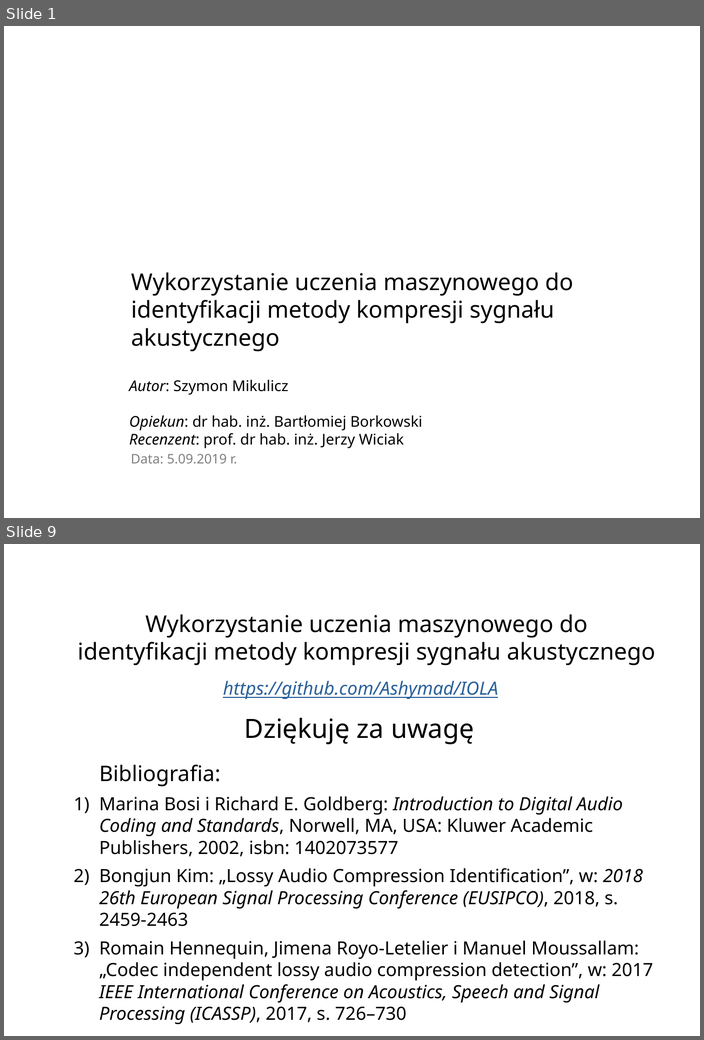
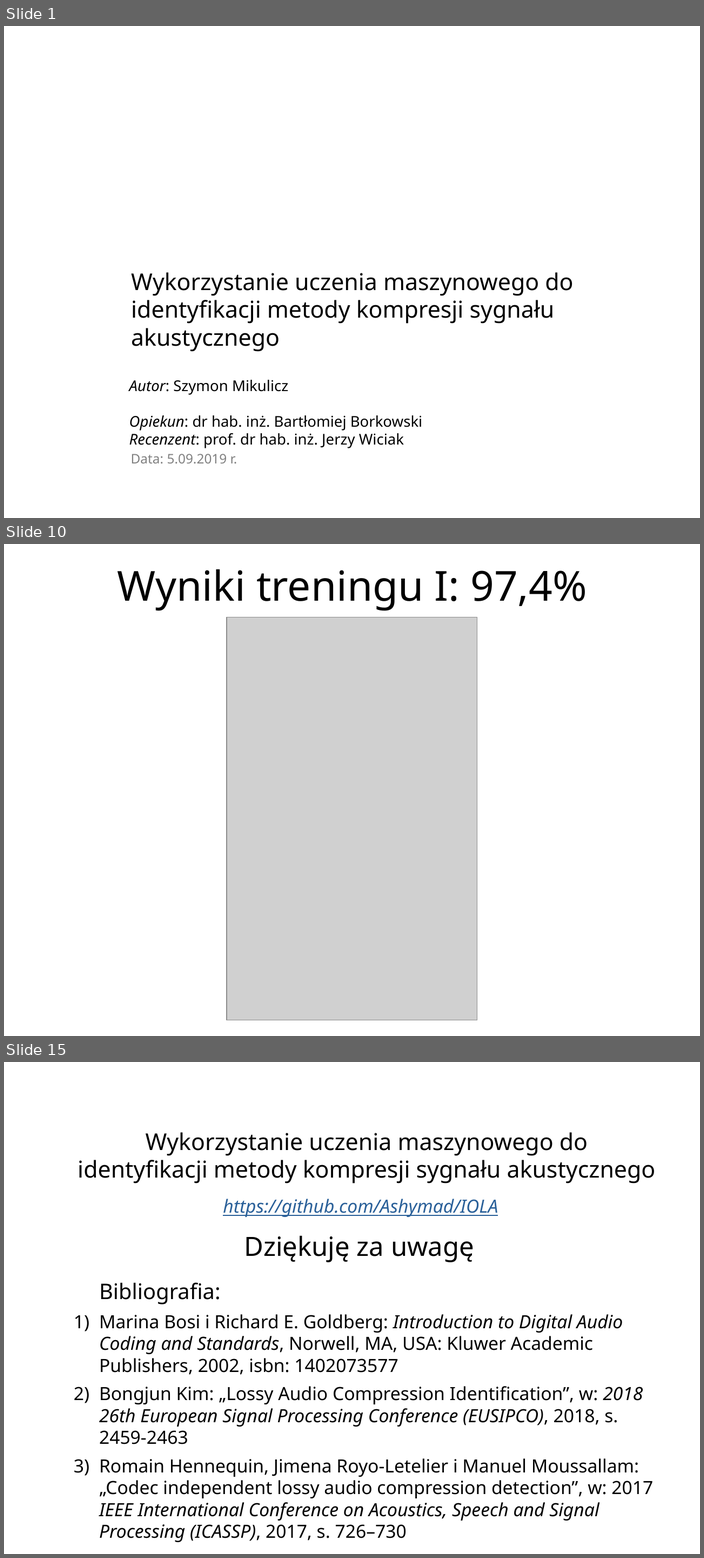
Before and after one commit to Ashymad/IOLA, a slide deck: prez/IOLAv3.odp. Shown one above the other, each under a label of ours: slides 1 and 9 before the commit, slides 1, 10 and 15 after it; the slides between them are not shown. The pictures are 704x1040 and 704x1558 pixels, drawn with LibreOffice and Linux fonts; fonts in the diff are those of the drawing; grey boxes stand for pictures; background and template pictures are left out. Boxes give left, top, right and bottom in pixels: in the first picture for what was removed or moved away, otherwise in the second. Text is boxed around its words. In the diff, an @@ line names an element or a change of style, - is before the commit and + after.

```diff
--- a/prez/IOLAv3.odp
+++ b/prez/IOLAv3.odp
@@ slide 10 added at <box>4,544,700,1036</box>, background picture (left out) @@
@@ title added at <box>117,569,587,611</box>, 50 pt, text #000000 @@
+Wyniki treningu I: 97,4%
@@ picture added at <box>226,617,478,1020</box> @@
@@ what was slide 9 is now slide 15 @@
```
Also in this commit, not shown: 2 slides changed, 9 other slides added, 4 slides removed, 1 other file.
